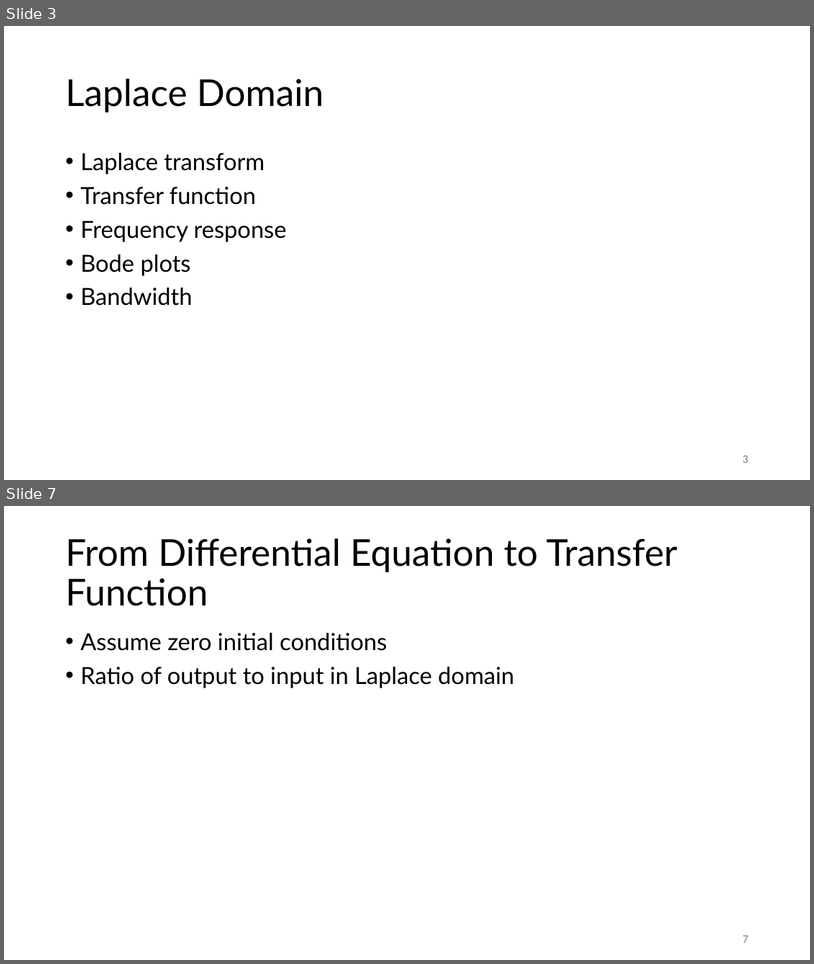
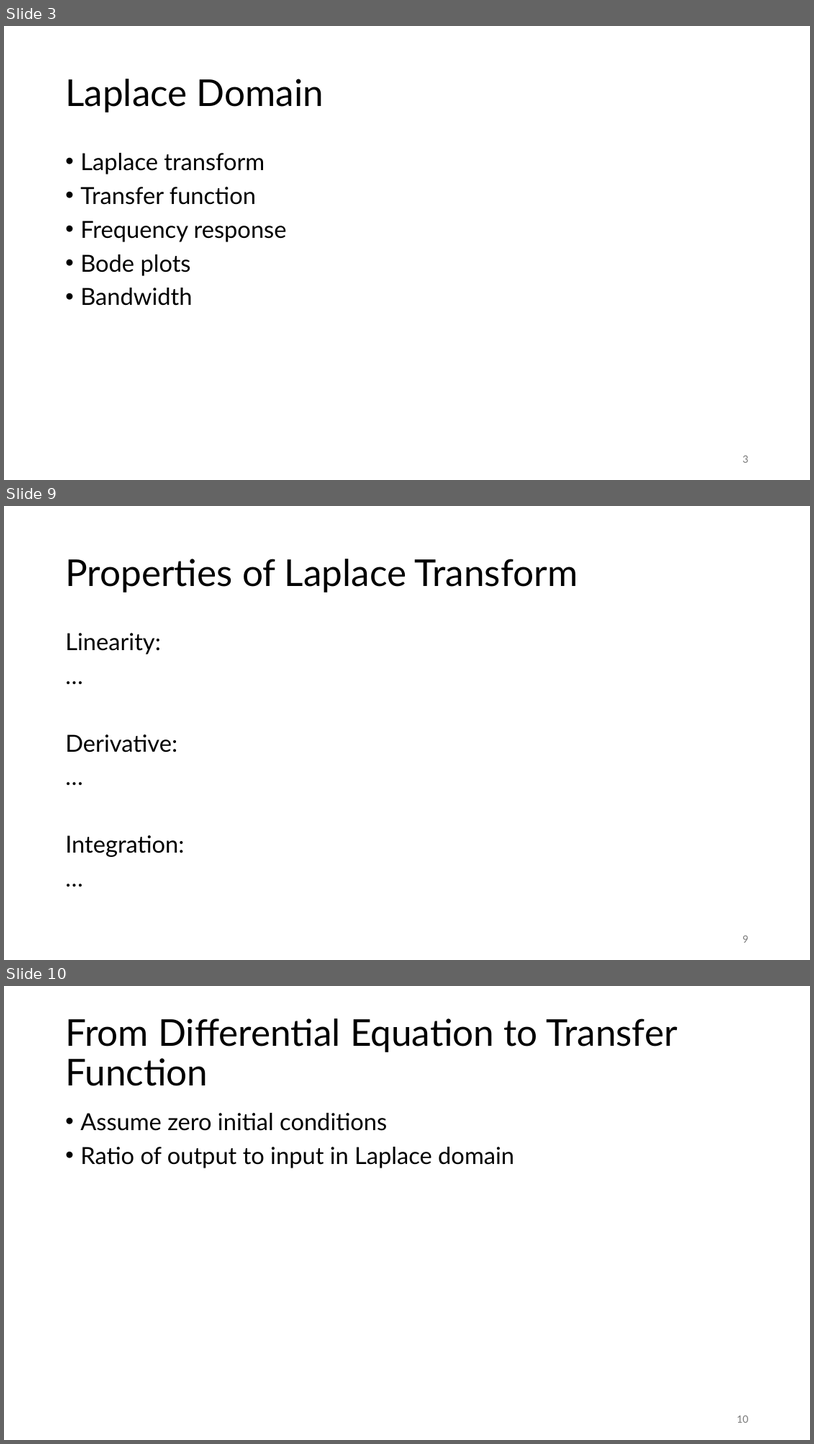
Before and after one commit to FelixWick/control_engineering, a slide deck: slides/3_Laplace.pptx. Shown one above the other, each under a label of ours: slides 3 and 7 before the commit, slides 3, 9 and 10 after it; the slides between them are not shown. The pictures are 814x964 and 814x1444 pixels, drawn with LibreOffice and Linux fonts; fonts in the diff are those of the drawing. Boxes give left, top, right and bottom in pixels: in the first picture for what was removed or moved away, otherwise in the second. Text is boxed around its words. In the diff, an @@ line names an element or a change of style, - is before the commit and + after.

Commit message:
more on PID, started Laplace

```diff
--- a/slides/3_Laplace.pptx
+++ b/slides/3_Laplace.pptx
@@ slide 9 added at [4,506,810,960], background #FFFFFF @@
@@ title added at [65,559,578,592], 44 pt, text #000000 @@
+Properties of Laplace Transform
@@ text added at [65,633,184,857], 28 pt, text #000000 @@
+Linearity:
+…
+Derivative:
+…
+Integration:
+…
@@ page number added at [743,935,748,942], 12 pt, text #797979 @@
+9
@@ what was slide 7 is now slide 10 @@
@@ page number at [737,1415,748,1422]: text changed @@
-7
+10
```
Also in this commit, not shown: 3 slides changed, 2 other slides added, 2 other files.
